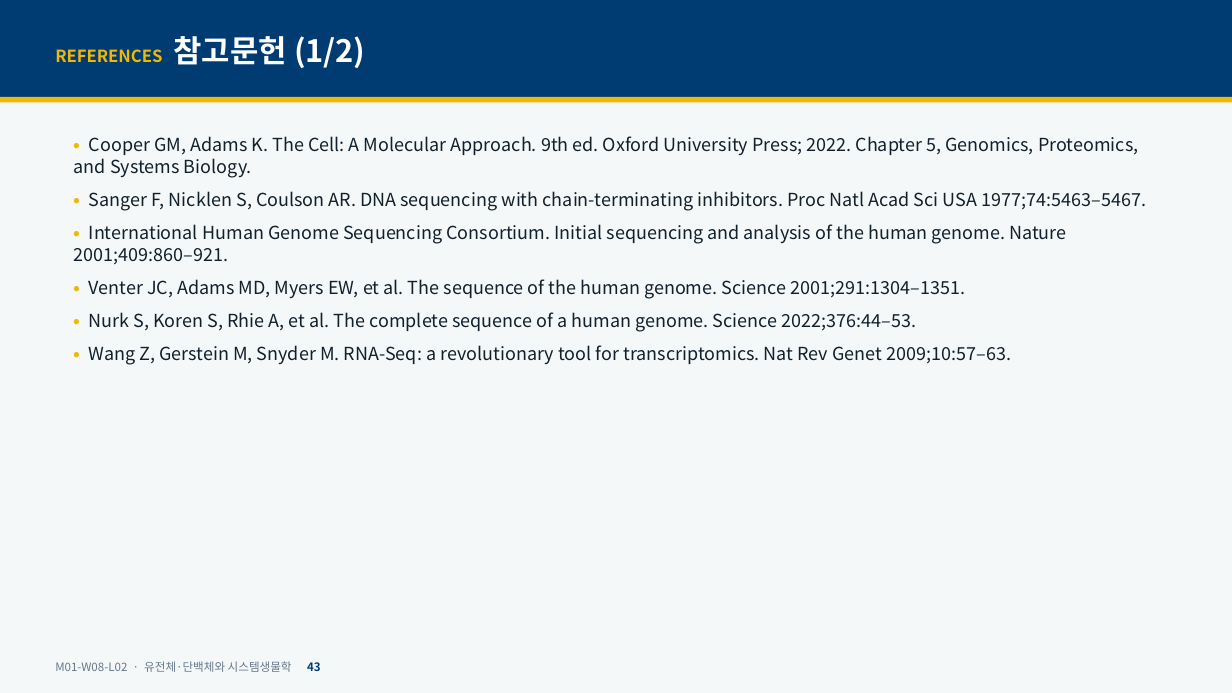
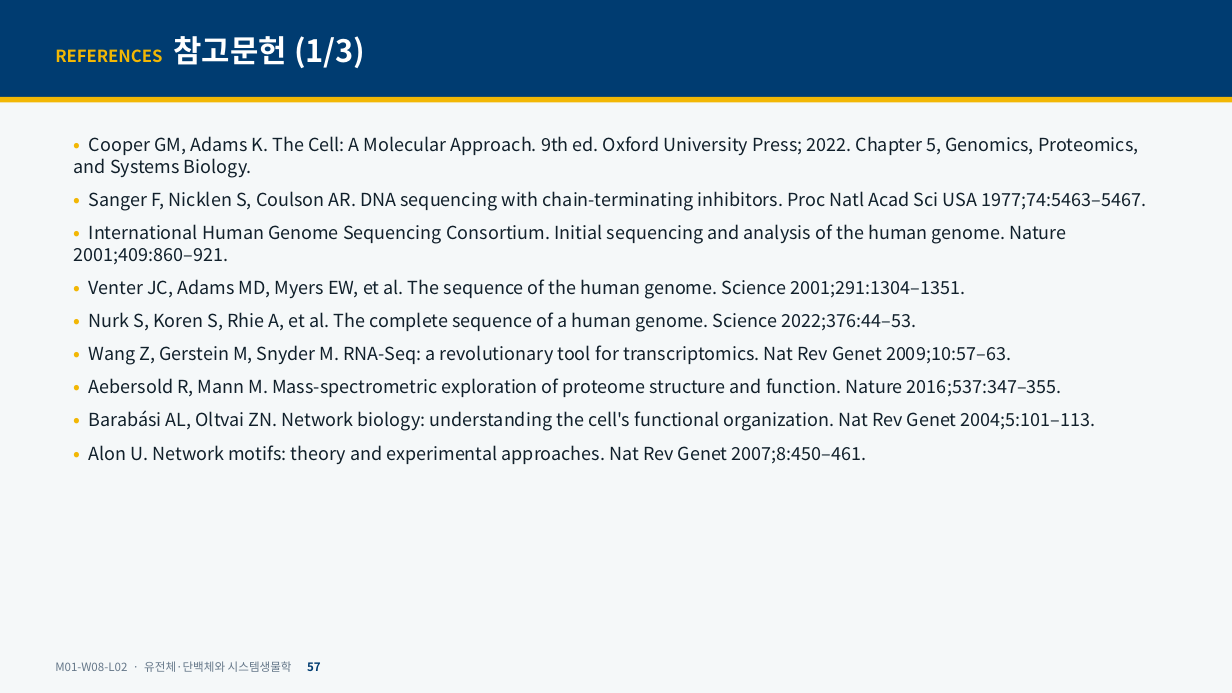
Before and after one commit to hoperiasd2/hoperiasd2.github.io, a slide deck: slide 57 of curriculum/M01/W08/L02/slides.pptx (slide 43 before the commit). Drawn at 1232x693 pixels with LibreOffice and Linux fonts; fonts in the diff are those of the drawing. Boxes give left, top, right and bottom in pixels: in the first picture for what was removed or moved away, otherwise in the second. Text is boxed around its words. In the diff, an @@ line names an element or a change of style, - is before the commit and + after.

```diff
--- a/curriculum/M01/W08/L02/slides.pptx
+++ b/curriculum/M01/W08/L02/slides.pptx
@@ text at (x1=55, y1=36, x2=366, y2=68): text changed @@
-REFERENCES 참고문헌 (1/2)
+REFERENCES 참고문헌 (1/3)
@@ text at (x1=89, y1=378, x2=1096, y2=464): paragraphs added @@
+• Aebersold R, Mann M. Mass-spectrometric exploration of proteome structure and function. Nature 2016;537:347–355.
+• Barabási AL, Oltvai ZN. Network biology: understanding the cell's functional organization. Nat Rev Genet 2004;5:101–113.
+• Alon U. Network motifs: theory and experimental approaches. Nat Rev Genet 2007;8:450–461.
@@ text at (x1=55, y1=661, x2=321, y2=672): text changed @@
-M01-W08-L02 · 유전체·단백체와 시스템생물학 43
+M01-W08-L02 · 유전체·단백체와 시스템생물학 57
```
Also in this commit, not shown: 41 other slides changed, 15 slides added, 5 other files.
